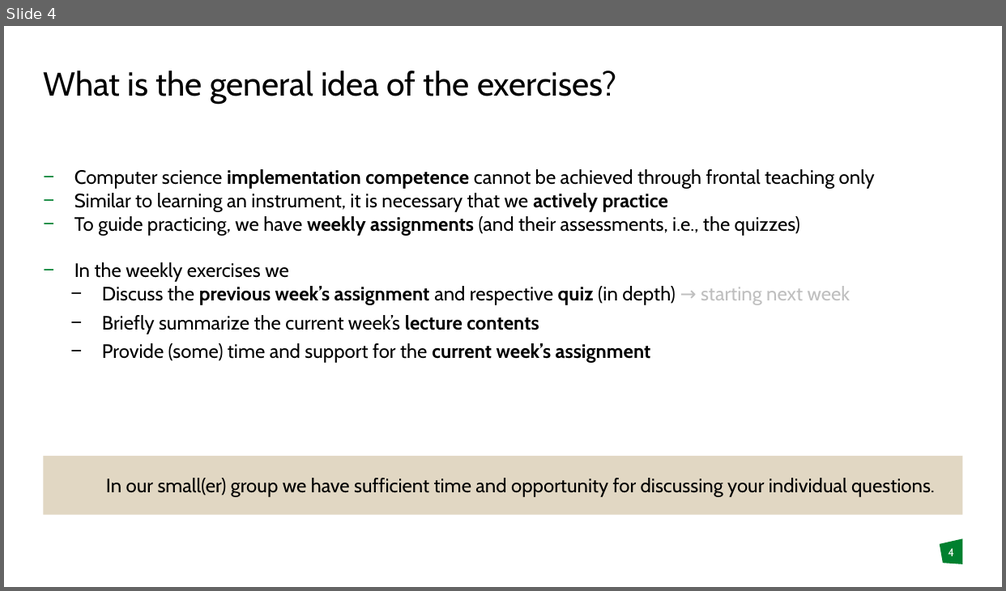
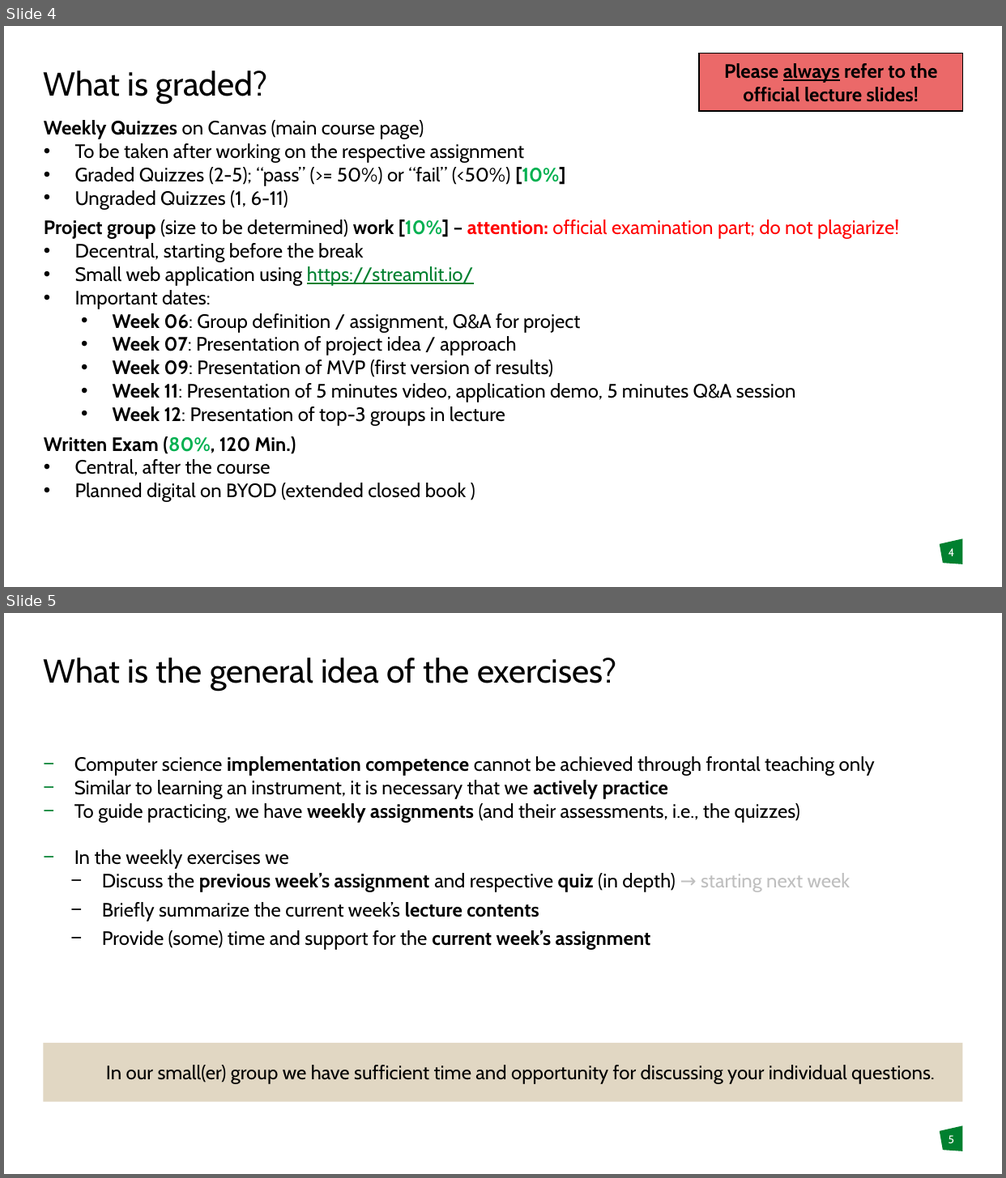
Before and after one commit to DomBBB/dombbb.github.io, a slide deck: Presentation/Presentation_W0.pptx. Shown one above the other, each under a label of ours: slide 4 before the commit, slides 4 and 5 after it. The pictures are 1006x591 and 1006x1178 pixels, drawn with LibreOffice and Linux fonts; fonts in the diff are those of the drawing; background and template pictures are left out. Boxes give left, top, right and bottom in pixels: in the first picture for what was removed or moved away, otherwise in the second. Text is boxed around its words. In the diff, an @@ line names an element or a change of style, - is before the commit and + after.

```diff
--- a/Presentation/Presentation_W0.pptx
+++ b/Presentation/Presentation_W0.pptx
@@ slide 4 added at (4,26,1002,587), background #FFFFFF; not listed: 1 template element that a slide beside it also shows @@
@@ title added at (43,71,268,104), 24 pt, text #000000 @@
+What is graded?
@@ rectangle added at (700,53,963,111), fill #EB6969, outline #000000 1 pt, 14 pt, text #000000, bold @@
+Please always refer to the official lecture slides!
@@ text added at (44,120,899,502), 14 pt, text #000000 @@
+Weekly Quizzes on Canvas (main course page)
+• To be taken after working on the respective assignment
+• Graded Quizzes (2-5); “pass” (>= 50%) or “fail” (<50%) [10%]
+• Ungraded Quizzes (1, 6-11)
+Project group (size to be determined) work [10%] – attention: official examination part; do not plagiarize!
+• Decentral, starting before the break
+• Small web application using https://streamlit.io/
+• Important dates:
+  • Week 06: Group definition / assignment, Q&A for project
+  • Week 07: Presentation of project idea / approach
+  • Week 09: Presentation of MVP (first version of results)
+  • Week 11: Presentation of 5 minutes video, application demo, 5 minutes Q&A session
+  • Week 12: Presentation of top-3 groups in lecture
+Written Exam (80%, 120 Min.)
+• Central, after the course
+• Planned digital on BYOD (extended closed book )
@@ page number added at (948,548,955,557), 8 pt, text #FFFFFF @@
+4
@@ what was slide 4 is now slide 5 @@
@@ page number at (948,1135,954,1144): text changed @@
-4
+5
```
Also in this commit, not shown: 2 slides changed, 1 other slide added, 8 slides removed.
